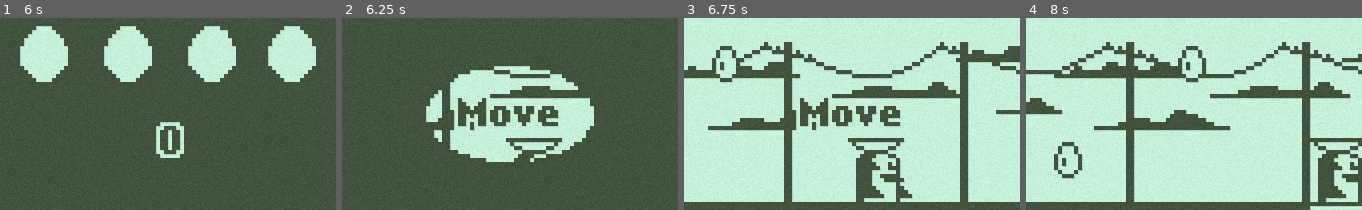
Above: before the commit, frames 1-4 (left to right).
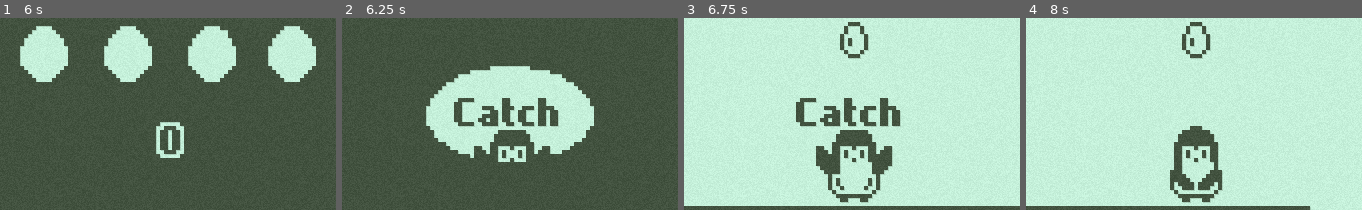
Above: after the commit, the same moments.

Repository: Kanstantsin99/Penguin_Mayhem
Game: Godot game, scene res://main.tscn
Two runs of this game, one before a commit and one after it. Both use one fixed random seed, a clock stepped at 60 frames per second and the inputs below.
Inputs:
- Up to frame 1 (6 s): tap Enter (ui_accept) at 0.5, 1.35, 1.52, 1.82, 2.85, 3.02, 3.32, 3.5, 4.35, 4.52, 4.82, 5, 5.85 s; hold Enter (ui_accept) 0.53-1.28 s; hold Right (ui_right) 0.53-2.03 s; hold Left (ui_left) 2.03-2.78 s; hold Enter (ui_accept) 2.03-2.78 s; hold Right (ui_right) 2.78-4.28 s; hold Enter (ui_accept) 3.53-4.28 s; hold Left (ui_left) 4.28-5.03 s; hold Right (ui_right) 5.03-5.78 s; hold Enter (ui_accept) 5.03-5.78 s; hold Left (ui_left) from 5.78 s (still down)
- Up to frame 2 (6.25 s): keep holding Left (ui_left); tap Enter (ui_accept) at 6.02 s
- Up to frame 3 (6.75 s): keep holding Left (ui_left); tap Enter (ui_accept) at 6.32 s; hold Enter (ui_accept) from 6.53 s (still down)
- Up to frame 4 (8 s): release Left (ui_left) at 7.28 s; release Enter (ui_accept) at 7.28 s; hold Right (ui_right) from 7.28 s (still down); tap Enter (ui_accept) at 7.35, 7.52, 7.82 s

Frame 1 is identical in both runs. In frame 2, 7.0% of the frame differs, in the area x 25-73%, y 25-75%; in frame 3, 23%; in frame 4, 24%, in the area x 0-100%, y 2-99%.

Commit message:
add mini-game
egg reborn

Diff:
--- a/scene/manager/level_manager.gd
+++ b/scene/manager/level_manager.gd
@@ -3,6 +3,11 @@
 var lives = 4
 var current_scene = null
 var minigame = {
+	EggReborn = {
+		path = "res://scene/mini_games/egg_reborn/egg_reborn.tscn",
+		difficulty = 1,
+		guidance = "Catch"
+	},
 	Egg = {
 		path = "res://scene/mini_games/egg/egg.tscn",
 		difficulty = 1,
--- a/scene/mini_games/egg/Egg_RigidBody2D.gd
+++ b/scene/mini_games/egg/Egg_RigidBody2D.gd
@@ -1,9 +1,11 @@
 extends RigidBody2D
+
+var w_time:int = 0.65
 
 func _ready():
 	var timer = Timer.new()
 	add_child(timer)
-	timer.wait_time = 0.65
+	timer.wait_time = w_time
 	timer.one_shot = true
 	timer.start()
 	timer.timeout.connect(_on_timer_timeout)
--- a/scene/mini_games/egg/egg_rb.tscn
+++ b/scene/mini_games/egg/egg_rb.tscn
@@ -4,12 +4,13 @@
 [ext_resource type="Texture2D" uid="uid://c325w7367q751" path="res://scene/mini_games/egg/egg.png" id="2_w2p4d"]
 
 [sub_resource type="CapsuleShape2D" id="CapsuleShape2D_fiwqe"]
-radius = 3.0
-height = 8.0
+radius = 4.0
+height = 10.0
 
 [node name="Egg_RigidBody2D" type="RigidBody2D"]
 collision_layer = 2
 collision_mask = 2
+mass = 0.5
 freeze = true
 script = ExtResource("1_uvhxy")
 
--- /dev/null
+++ b/scene/mini_games/egg_reborn/egg_reborn.gd
@@ -0,0 +1,48 @@
+extends Node
+
+signal result(bool)
+
+@onready var progress_bar: ProgressBar = $MarginContainer/ProgressBar
+@onready var scene_timer: Timer = $SceneTimer
+@onready var area_2d = $player/Area2D
+@onready var player = $player
+@onready var player_2 = $Player2
+@onready var egg_rigid_body_2d = $Egg_RigidBody2D
+
+var difficulty = 1
+var res:bool = false
+var can:bool = false
+var click:bool = false
+
+func _ready():
+	player.play("idle")
+	scene_timer.timeout.connect(_on_scene_ended)
+	area_2d.body_entered.connect(_body_entered)
+	area_2d.body_exited.connect(_body_exited)
+	egg_rigid_body_2d.gravity_scale = (0.05 * difficulty)
+	pass
+
+func _body_entered(node):
+	can = true
+
+func _body_exited(node):
+	can = false
+
+func _process(delta):
+	progress_bar.value = scene_timer.time_left
+	if !click:
+		if Input.is_action_just_pressed("ui_accept"):
+			click = true
+			player.play("catch")
+			player_2.visible = true
+			if can:
+				GlobalAudioPlayer._play("res://assets/audio/shot.wav")
+				res = true
+				egg_rigid_body_2d.gravity_scale = 0
+				egg_rigid_body_2d.freeze = true
+			else:
+				GlobalAudioPlayer._play("res://assets/audio/hit2.wav")
+				res = false
+
+func _on_scene_ended():
+	result.emit(res)
--- /dev/null
+++ b/scene/mini_games/egg_reborn/egg_reborn.tscn
@@ -0,0 +1,80 @@
+[gd_scene load_steps=9 format=3 uid="uid://dxd3mv8lt6ll1"]
+
+[ext_resource type="Script" path="res://scene/mini_games/egg_reborn/egg_reborn.gd" id="1_atwvt"]
+[ext_resource type="Texture2D" uid="uid://dgn6nw13u5t32" path="res://scene/mini_games/egg_reborn/player.png" id="1_wrlpp"]
+[ext_resource type="PackedScene" uid="uid://cj2n0uempqg40" path="res://scene/mini_games/egg/egg_rb.tscn" id="2_5s5ew"]
+[ext_resource type="Texture2D" uid="uid://oupu3bl1434" path="res://scene/mini_games/egg_reborn/player2.png" id="3_d6w0n"]
+
+[sub_resource type="AtlasTexture" id="AtlasTexture_unj2y"]
+atlas = ExtResource("1_wrlpp")
+region = Rect2(168, 0, 84, 48)
+
+[sub_resource type="AtlasTexture" id="AtlasTexture_rh7ho"]
+atlas = ExtResource("1_wrlpp")
+region = Rect2(0, 0, 84, 48)
+
+[sub_resource type="AtlasTexture" id="AtlasTexture_ki8uj"]
+atlas = ExtResource("1_wrlpp")
+region = Rect2(84, 0, 84, 48)
+
+[sub_resource type="SpriteFrames" id="SpriteFrames_jbtv7"]
+animations = [{
+"frames": [{
+"duration": 1.0,
+"texture": SubResource("AtlasTexture_unj2y")
+}],
+"loop": true,
+"name": &"catch",
+"speed": 5.0
+}, {
+"frames": [{
+"duration": 1.0,
+"texture": SubResource("AtlasTexture_rh7ho")
+}, {
+"duration": 1.0,
+"texture": SubResource("AtlasTexture_ki8uj")
+}],
+"loop": true,
+"name": &"idle",
+"speed": 5.0
+}]
+
+[node name="EggReborn" type="Node"]
+script = ExtResource("1_atwvt")
+
+[node name="player" type="AnimatedSprite2D" parent="."]
+position = Vector2(0, -2)
+sprite_frames = SubResource("SpriteFrames_jbtv7")
+animation = &"idle"
+centered = false
+
+[node name="Area2D" type="Area2D" parent="player"]
+collision_mask = 2
+
+[node name="CollisionPolygon2D" type="CollisionPolygon2D" parent="player/Area2D"]
+polygon = PackedVector2Array(33, 34, 39, 37, 46, 37, 52, 34, 52, 39, 47, 42, 38, 42, 33, 39)
+
+[node name="Egg_RigidBody2D" parent="." instance=ExtResource("2_5s5ew")]
+position = Vector2(42, 5)
+
+[node name="Player2" type="Sprite2D" parent="."]
+visible = false
+texture = ExtResource("3_d6w0n")
+centered = false
+
+[node name="SceneTimer" type="Timer" parent="."]
+wait_time = 5.0
+one_shot = true
+autostart = true
+
+[node name="MarginContainer" type="MarginContainer" parent="."]
+offset_right = 84.0
+offset_bottom = 48.0
+
+[node name="ProgressBar" type="ProgressBar" parent="MarginContainer"]
+layout_mode = 2
+size_flags_vertical = 8
+max_value = 5.0
+step = 0.25
+value = 5.0
+show_percentage = false
Binary file added: scene/mini_games/egg_reborn/egg_reborn.aseprite
Binary file added: scene/mini_games/egg_reborn/player.png
Not shown, added: scene/mini_games/egg_reborn/player.png.import
Binary file added: scene/mini_games/egg_reborn/player2.png
Not shown, added: scene/mini_games/egg_reborn/player2.png.import
